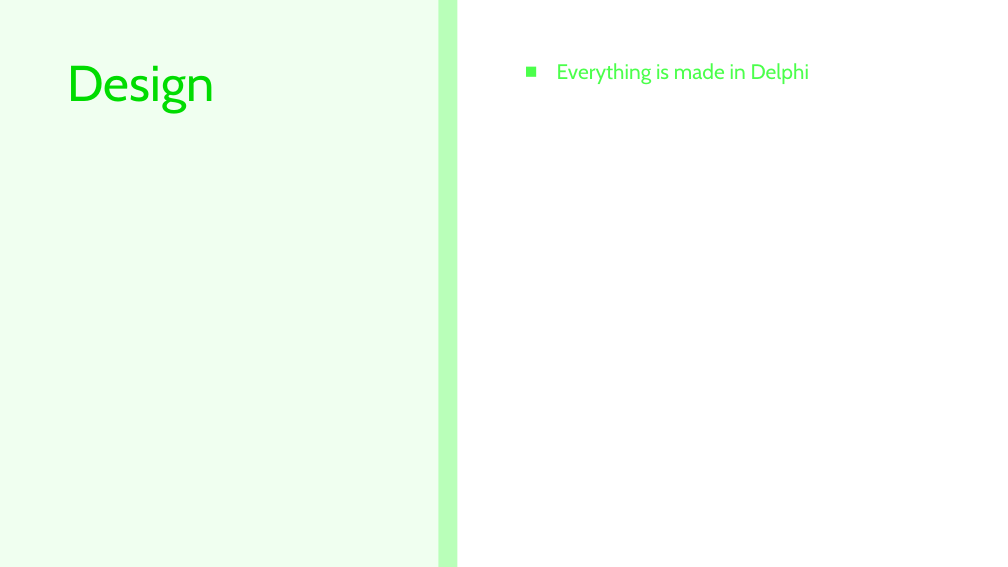
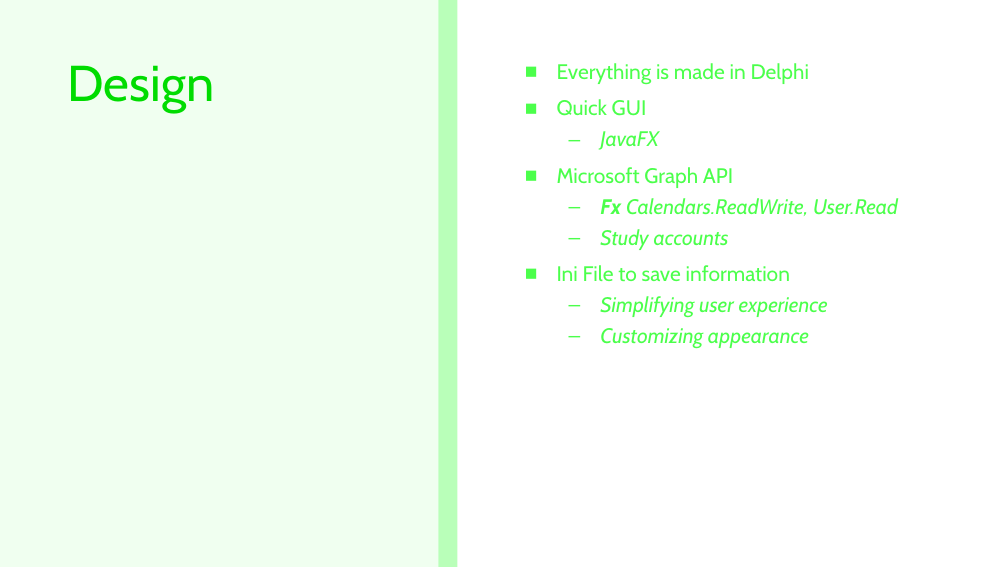
Before and after one commit to KatarinaHF/ProjektApp, a slide deck: slide 3 of CalendarApp_Powerpoint.pptx. Drawn at 1008x567 pixels with LibreOffice and Linux fonts; fonts in the diff are those of the drawing. Boxes give left, top, right and bottom in pixels: in the first picture for what was removed or moved away, otherwise in the second. Text is boxed around its words. In the diff, an @@ line names an element or a change of style, - is before the commit and + after.

```diff
--- a/CalendarApp_Powerpoint.pptx
+++ b/CalendarApp_Powerpoint.pptx
@@ text at [557, 99, 898, 348]: paragraphs added @@
+■ Quick GUI
+  – JavaFX
+■ Microsoft Graph API
+  – Fx Calendars.ReadWrite, User.Read
+  – Study accounts
+■ Ini File to save information
+  – Simplifying user experience
+  – Customizing appearance
```
Also in this commit, not shown: 39 other files.
